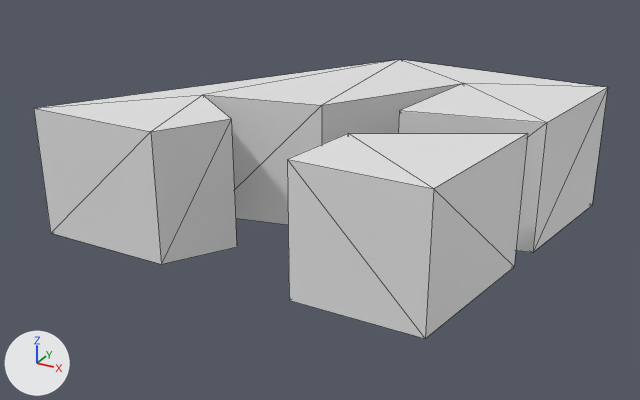
Renders of the OBJ model 3d_models/asm_A.obj from each side of a commit.
Both versions are drawn from a 50 mm camera at (0.235, -0.473, 0.216) aimed at (-0.031, 0.01, -0.025). The axes (+X, +Y, +Z) are drawn at lower left. The lights are the same throughout. Mesh edges are drawn as thin lines. Materials are left out; every surface is plain grey. Where no turn or scale is listed for an object, it has been applied to the vertices.
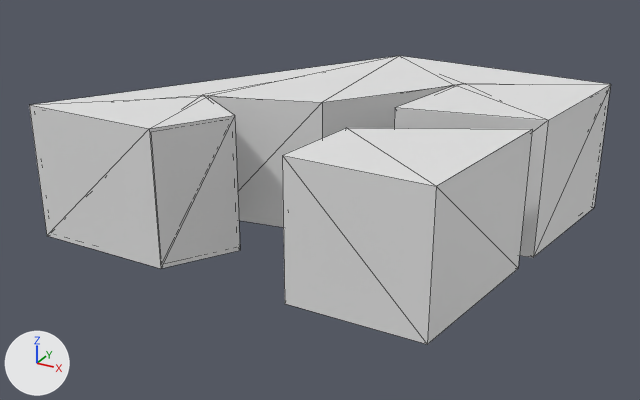
Commit message: Asm A model and bg modifications

Changed parts and their boxes (x1, y1, x2, y2) in the pictures (640 x 400 px):
'Plane.002', reshaped: before (34, 59, 608, 339); after (29, 56, 611, 344)
part 1 of me_plane_002, added: after (282, 128, 532, 344)
part 2 of me_plane_002, added: after (29, 56, 611, 269)

The edits, one by one:
me_plane_002 is used by ob_plane_002; location (0.0, 0.0, 0.0).
me_plane_002 had 28 vertices, 48 faces and spanned x -0.183..0.125, y -0.088..0.134, z -0.044..0.044.
me_plane_002 now has 56 vertices, 96 faces and spans x -0.186..0.126, y -0.089..0.135, z -0.046..0.046.
me_plane_002 part 1: the loose piece of 8 vertices spanning x 0.003..0.105, y -0.088..0.016, z -0.044..0.044 is copied, and the copy is scaled about its middle by (1.05, 1.04, 1.05), then moved by (0.0, 0.001, 0.0); it spans x 0.001..0.106, y -0.089..0.018, z -0.046..0.046.
me_plane_002 part 2: a new loose piece of 20 vertices spanning x -0.186..0.126, y -0.089..0.135, z -0.046..0.046.
